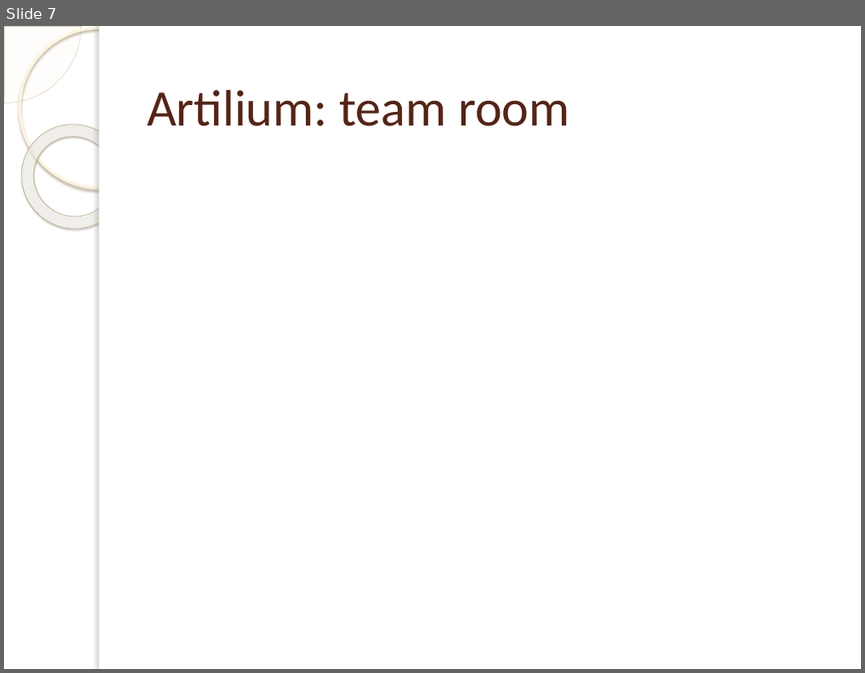
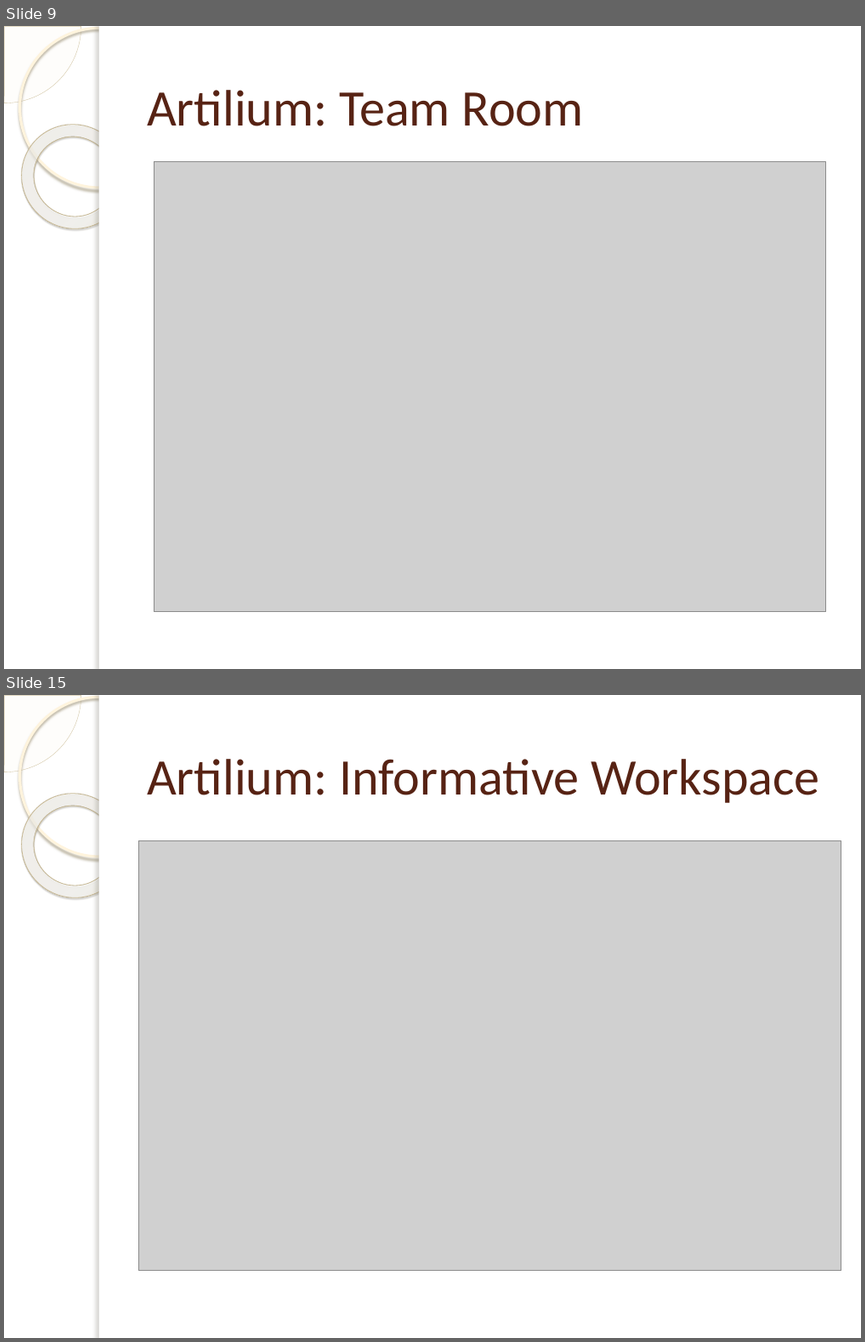
Before and after one commit to michelgrootjans/foresee, a slide deck: Agile.net/Agile.net.pptx. Shown one above the other, each under a label of ours: slide 7 before the commit, slides 9 and 15 after it; the slides between them are not shown. The pictures are 865x673 and 865x1342 pixels, drawn with LibreOffice and Linux fonts; fonts in the diff are those of the drawing; grey boxes stand for pictures; background and template pictures are left out. Boxes give left, top, right and bottom in pixels: in the first picture for what was removed or moved away, otherwise in the second. Text is boxed around its words. In the diff, an @@ line names an element or a change of style, - is before the commit and + after.

```diff
--- a/Agile.net/Agile.net.pptx
+++ b/Agile.net/Agile.net.pptx
@@ slide 15 added at (x1=4, y1=695, x2=861, y2=1338), background picture (left out); not listed: 5 template elements that a slide beside it also shows @@
@@ title added at (x1=147, y1=759, x2=820, y2=803), 43 pt, text #572314 @@
+Artilium: Informative Workspace
@@ picture added at (x1=138, y1=840, x2=841, y2=1270) @@
@@ what was slide 7 is now slide 9 @@
@@ slide 9 changed as well @@
@@ title at (x1=147, y1=90, x2=584, y2=126): text changed @@
-Artilium: team room
+Artilium: Team Room
@@ picture added at (x1=154, y1=161, x2=826, y2=611) @@
```
Also in this commit, not shown: 5 other slides changed, 11 other slides added, 4 slides removed, 10 other files.
